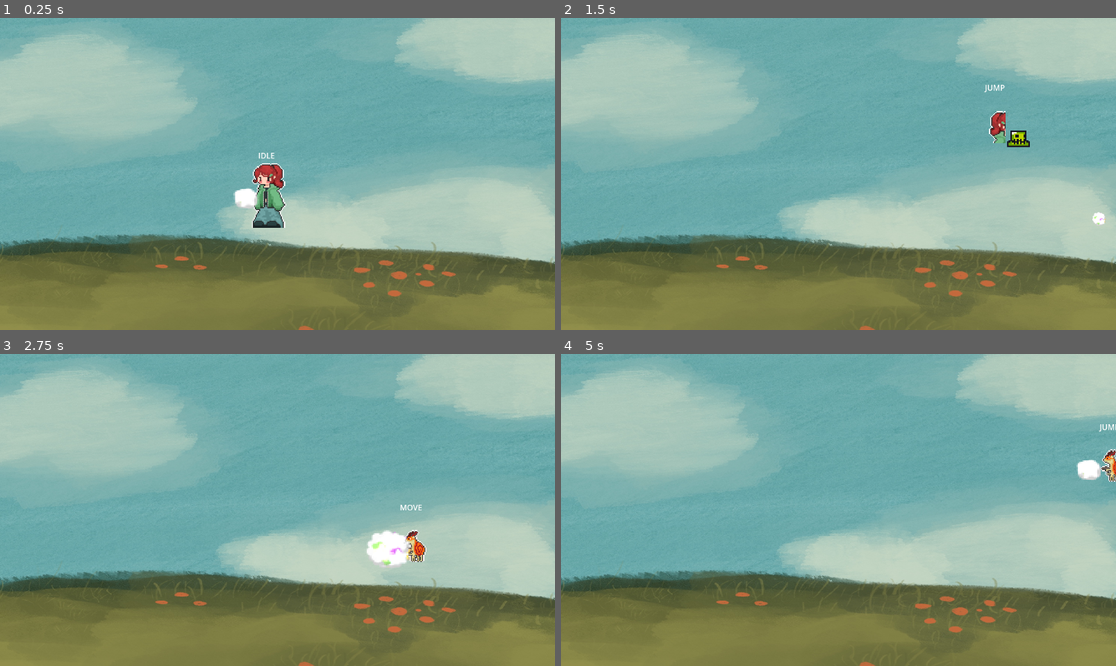
Above: before the commit, frames 1-4 (two rows, left to right).
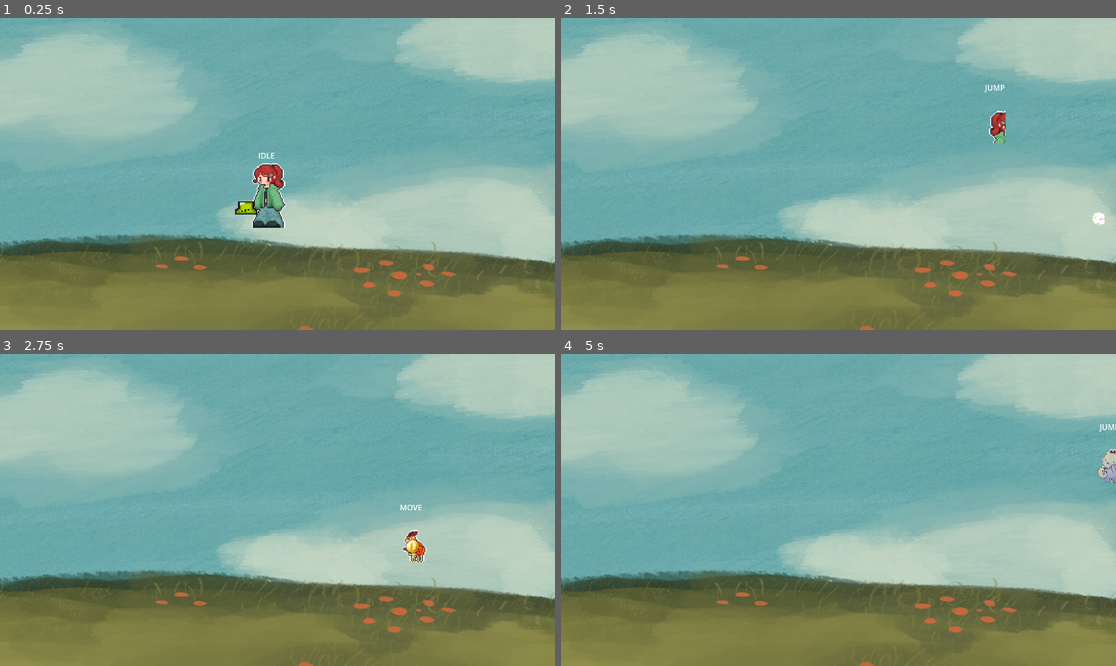
Above: after the commit, the same moments.

Repository: katfrain/KAMBA
Game: Godot game, scene res://Mae/Scenes/mainMae.tscn
The game is run twice, just before and just after one commit, with the same random seed, the same clock (stepped at 60 frames per second) and the same inputs. The engine's default icon, where the game draws it, is replaced by a stand-in: a white triangle on a blue panel in a dark square.
Inputs:
- Up to frame 1 (0.25 s): no input
- Up to frame 2 (1.5 s): tap Enter (ui_accept) at 0.5 s; hold D (move_right) from 0.53 s (still down); tap L (Attack) at 0.6 s; tap Space (jump) at 0.77 s; tap M (mae) at 0.8, 1.35 s
- Up to frame 3 (2.75 s): tap Space (jump) at 1.52 s; tap L (Attack) at 1.55, 2.1 s; release D (move_right) at 2.03 s; hold A (move_left) from 2.03 s (still down); tap M (mae) at 2.3 s
- Up to frame 4 (5 s): release A (move_left) at 2.78 s; hold D (move_right) 2.78-4.28 s; tap K (kat) at 2.85 s; tap Space (jump) at 3.02, 3.77, 4.52 s; tap L (Attack) at 3.05, 4.35 s; tap M (mae) at 3.6 s; tap Enter (ui_accept) at 4.25 s; hold A (move_left) from 4.28 s (still down)

The runs differ from the first frame. In frame 1, 0.3% of the frame differs, in the area x 42-47%, y 54-64%; in frame 2, 0.2%; in frame 3, 0.8%, in the area x 66-76%, y 56-69%; in frame 4, 0.5%.

Commit message:
mae dance

Diff:
--- a/kamba/Kat/Scenes/Enemy.tscn
+++ b/kamba/Kat/Scenes/Enemy.tscn
@@ -189,6 +189,7 @@
 [node name="Chase Range" type="Area2D" parent="."]
 position = Vector2(2, 1)
 scale = Vector2(0.15, 0.15)
+collision_layer = 8
 
 [node name="CollisionShape2D" type="CollisionShape2D" parent="Chase Range"]
 position = Vector2(-7, 4)
@@ -197,6 +198,7 @@
 [node name="Attack Range" type="Area2D" parent="."]
 position = Vector2(2, 1)
 scale = Vector2(0.15, 0.15)
+collision_layer = 8
 collision_mask = 129
 
 [node name="CollisionShape2D" type="CollisionShape2D" parent="Attack Range"]
--- a/kamba/Kat/Scenes/level.tscn
+++ b/kamba/Kat/Scenes/level.tscn
@@ -423,7 +423,7 @@
 rotation = 1.5708
 scale = Vector2(0.450002, 2.25)
 collision_layer = 2
-collision_mask = 255
+collision_mask = 129
 
 [node name="CollisionShape2D" type="CollisionShape2D" parent="Borders/left_border"]
 position = Vector2(1557.77, -13.7778)
--- a/kamba/Mae/Scenes/player.tscn
+++ b/kamba/Mae/Scenes/player.tscn
@@ -12,9 +12,11 @@
 [ext_resource type="Texture2D" uid="uid://bmjt7c4imf34m" path="res://Mae/Assets/knight.png" id="10_eooh1"]
 [ext_resource type="Texture2D" uid="uid://bh6il0yg16aem" path="res://Mae/Assets/kat_walking.png" id="11_tch8c"]
 [ext_resource type="Texture2D" uid="uid://dpvajkyxm8b2q" path="res://Mae/Assets/Bug2-idle.png" id="12_2upko"]
+[ext_resource type="Texture2D" uid="uid://x5hib4mjfyj" path="res://Kat/Assets/char_placeholder.png" id="12_xnpie"]
 [ext_resource type="Texture2D" uid="uid://cf5ktetqrrw4r" path="res://Mae/Assets/slime_green.png" id="13_kg5ai"]
 [ext_resource type="Texture2D" uid="uid://b2ad6ihp1qeft" path="res://Mae/Assets/Poof.png" id="14_k45ae"]
 [ext_resource type="Script" uid="uid://dp43eq8w4mchl" path="res://Kat/Scripts/debug_text.gd" id="15_psrc6"]
+[ext_resource type="Texture2D" uid="uid://f5q14ovlglb5" path="res://Kat/Assets/coin_placeholder.png" id="16_vnppg"]
 
 [sub_resource type="RectangleShape2D" id="RectangleShape2D_oqet3"]
 size = Vector2(65, 121)
@@ -99,6 +101,10 @@
 atlas = ExtResource("9_fkm6p")
 region = Rect2(270, 0, 270, 480)
 
+[sub_resource type="AtlasTexture" id="AtlasTexture_lyar7"]
+atlas = ExtResource("12_xnpie")
+region = Rect2(0, 0, 393, 490)
+
 [sub_resource type="AtlasTexture" id="AtlasTexture_nk7gc"]
 atlas = ExtResource("12_2upko")
 region = Rect2(0, 0, 481, 481)
@@ -256,6 +262,14 @@
 }, {
 "frames": [{
 "duration": 1.0,
+"texture": SubResource("AtlasTexture_lyar7")
+}],
+"loop": true,
+"name": &"MaeDance",
+"speed": 5.0
+}, {
+"frames": [{
+"duration": 1.0,
 "texture": SubResource("AtlasTexture_nk7gc")
 }, {
 "duration": 1.0,
@@ -330,14 +344,6 @@
 script/source = "extends AnimatedSprite2D
 "
 
-[sub_resource type="AtlasTexture" id="AtlasTexture_muk56"]
-atlas = ExtResource("14_k45ae")
-region = Rect2(512, 0, 256, 256)
-
-[sub_resource type="AtlasTexture" id="AtlasTexture_kvq1g"]
-atlas = ExtResource("14_k45ae")
-region = Rect2(768, 0, 256, 256)
-
 [sub_resource type="AtlasTexture" id="AtlasTexture_xnpie"]
 atlas = ExtResource("13_kg5ai")
 region = Rect2(0, 0, 24, 24)
@@ -368,53 +374,69 @@
 
 [sub_resource type="SpriteFrames" id="SpriteFrames_f6adi"]
 animations = [{
-"frames": [{
-"duration": 1.0,
-"texture": SubResource("AtlasTexture_muk56")
-}, {
+"frames": [],
+"loop": true,
+"name": &"Default",
+"speed": 5.0
+}, {
+"frames": [{
+"duration": 1.0,
+"texture": SubResource("AtlasTexture_xnpie")
+}, {
+"duration": 1.0,
+"texture": SubResource("AtlasTexture_vnppg")
+}, {
+"duration": 1.0,
+"texture": SubResource("AtlasTexture_d1tgl")
+}, {
+"duration": 1.0,
+"texture": SubResource("AtlasTexture_yyp3i")
+}, {
+"duration": 1.0,
+"texture": SubResource("AtlasTexture_c2ww4")
+}, {
+"duration": 1.0,
+"texture": SubResource("AtlasTexture_epdp1")
+}, {
+"duration": 1.0,
+"texture": SubResource("AtlasTexture_6m36e")
+}],
+"loop": true,
+"name": &"Reloading",
+"speed": 5.0
+}]
+
+[sub_resource type="AtlasTexture" id="AtlasTexture_kvq1g"]
+atlas = ExtResource("12_xnpie")
+region = Rect2(0, 0, 393, 490)
+
+[sub_resource type="SpriteFrames" id="SpriteFrames_lyar7"]
+animations = [{
+"frames": [{
 "duration": 1.0,
 "texture": SubResource("AtlasTexture_kvq1g")
 }],
-"loop": true,
-"name": &"Arm",
-"speed": 5.0
-}, {
-"frames": [],
-"loop": true,
-"name": &"Default",
-"speed": 5.0
-}, {
-"frames": [{
-"duration": 1.0,
-"texture": SubResource("AtlasTexture_xnpie")
-}, {
-"duration": 1.0,
-"texture": SubResource("AtlasTexture_vnppg")
-}, {
-"duration": 1.0,
-"texture": SubResource("AtlasTexture_d1tgl")
-}, {
-"duration": 1.0,
-"texture": SubResource("AtlasTexture_yyp3i")
-}, {
-"duration": 1.0,
-"texture": SubResource("AtlasTexture_c2ww4")
-}, {
-"duration": 1.0,
-"texture": SubResource("AtlasTexture_epdp1")
-}, {
-"duration": 1.0,
-"texture": SubResource("AtlasTexture_6m36e")
-}],
-"loop": true,
-"name": &"Reloading",
-"speed": 5.0
+"loop": false,
+"name": &"Dancing",
+"speed": 1.0
+}, {
+"frames": [{
+"duration": 1.0,
+"texture": ExtResource("16_vnppg")
+}],
+"loop": false,
+"name": &"Resting",
+"speed": 1.0
 }]
 
 [sub_resource type="RectangleShape2D" id="RectangleShape2D_i08o8"]
 size = Vector2(27.352, 75.2885)
 
 [sub_resource type="LabelSettings" id="LabelSettings_8kpaj"]
+
+[sub_resource type="CapsuleShape2D" id="CapsuleShape2D_muk56"]
+radius = 49.3056
+height = 107.999
 
 [node name="Player" type="CharacterBody2D"]
 position = Vector2(-14, -35)
@@ -422,21 +444,18 @@
 script = ExtResource("1_2ty8w")
 
 [node name="Marker2D" type="Marker2D" parent="."]
+visible = false
 position = Vector2(-48, 35)
 
 [node name="Enemy_Kill_Zone" type="Area2D" parent="."]
+visible = false
 collision_layer = 4
 collision_mask = 8
 
 [node name="CollisionShape2D" type="CollisionShape2D" parent="Enemy_Kill_Zone"]
+visible = false
 position = Vector2(-14.5, 8.5)
 shape = SubResource("RectangleShape2D_oqet3")
-
-[node name="AttackStateMachine" type="Node" parent="."]
-
-[node name="KatAttackState" type="Node" parent="AttackStateMachine"]
-
-[node name="MaeAttackState" type="Node" parent="AttackStateMachine"]
 
 [node name="BeingStateMachine" type="Node" parent="." node_paths=PackedStringArray("current_state")]
 script = ExtResource("2_rx0ls")
@@ -461,21 +480,25 @@
 [node name="MoveDoingState" type="Node" parent="DoingStateMachine"]
 script = ExtResource("7_56usy")
 
-[node name="AnimatedSprite2D" type="AnimatedSprite2D" parent="."]
+[node name="KatAndMaeAnimations" type="AnimatedSprite2D" parent="."]
 position = Vector2(-12, 17)
 scale = Vector2(0.14375, 0.14375)
 sprite_frames = SubResource("SpriteFrames_vhoju")
-animation = &"Poof"
+animation = &"MaeDance"
 autoplay = "KatIdle"
 script = SubResource("GDScript_jk8u8")
 
-[node name="Arm" type="AnimatedSprite2D" parent="AnimatedSprite2D"]
+[node name="KatPaintbrush" type="AnimatedSprite2D" parent="KatAndMaeAnimations"]
 position = Vector2(-320, 90.4348)
 scale = Vector2(23.352, 19.4564)
 sprite_frames = SubResource("SpriteFrames_f6adi")
-animation = &"Arm"
-autoplay = "Default"
+animation = &"Reloading"
+autoplay = "Reloading"
 offset = Vector2(0, -1.69603)
+
+[node name="MaeDance" type="AnimatedSprite2D" parent="KatAndMaeAnimations"]
+sprite_frames = SubResource("SpriteFrames_lyar7")
+animation = &"Dancing"
 
 [node name="CollisionShape2D" type="CollisionShape2D" parent="."]
 position = Vector2(-14, 19)
@@ -502,6 +525,14 @@
 horizontal_alignment = 1
 script = ExtResource("15_psrc6")
 
+[node name="MaeAttackRange" type="Area2D" parent="."]
+
+[node name="MaeAttackRangeShape" type="CollisionShape2D" parent="MaeAttackRange"]
+position = Vector2(-10, 17)
+rotation = 1.5711
+scale = Vector2(1.44, 1)
+shape = SubResource("CapsuleShape2D_muk56")
+
 [connection signal="body_entered" from="Enemy_Kill_Zone" to="." method="enemy_kill_on_collision"]
 [connection signal="Katshoot" from="BeingStateMachine/KatBeingState" to="." method="on_shoot"]
 [connection signal="entered" from="BeingStateMachine/KatBeingState" to="DoingStateMachine" method="_on_persona_entered"]
@@ -515,5 +546,7 @@
 [connection signal="entered" from="DoingStateMachine/MoveDoingState" to="DEBUG_TEXT" method="debug_text_move"]
 [connection signal="transitioned" from="DoingStateMachine/MoveDoingState" to="DoingStateMachine" method="on_child_transitioned"]
 [connection signal="vectorChar" from="DoingStateMachine/MoveDoingState" to="." method="_on_move_doing_state_vector_char"]
-[connection signal="animation_looped" from="AnimatedSprite2D" to="DoingStateMachine" method="Poof_Done"]
-[connection signal="animation_looped" from="AnimatedSprite2D/Arm" to="BeingStateMachine/KatBeingState" method="_on_arm_animation_looped"]
+[connection signal="animation_looped" from="KatAndMaeAnimations" to="DoingStateMachine" method="Poof_Done"]
+[connection signal="animation_looped" from="KatAndMaeAnimations/KatPaintbrush" to="BeingStateMachine/KatBeingState" method="_on_arm_animation_looped"]
+[connection signal="animation_finished" from="KatAndMaeAnimations/MaeDance" to="BeingStateMachine/MaeBeingState" method="_on_mae_dance_animation_finished"]
+[connection signal="animation_looped" from="KatAndMaeAnimations/MaeDance" to="BeingStateMachine/MaeBeingState" method="_on_mae_dance_animation_looped"]
--- a/kamba/Mae/scripts/StateMachine.gd
+++ b/kamba/Mae/scripts/StateMachine.gd
@@ -4,7 +4,7 @@
 @export var current_state: State
 @export var animated_sprite: AnimatableBody2D:
 	get:
-		return $"../AnimatedSprite2D"
+		return $"../KatAndMaeAnimations"
 
 
 var states: Dictionary = {}
--- a/kamba/Mae/scripts/idle_doing_state.gd
+++ b/kamba/Mae/scripts/idle_doing_state.gd
@@ -6,7 +6,7 @@
 @export var persona: State   # Dynamically updated persona identity
 @export var animated_sprite: AnimatableBody2D:
 	get:
-		return $"../../AnimatedSprite2D"
+		return $"../../KatAndMaeAnimations"
 var local_can_move: bool = true
 
 func Enter():
--- a/kamba/Mae/scripts/jump_doing_state.gd
+++ b/kamba/Mae/scripts/jump_doing_state.gd
@@ -8,7 +8,7 @@
 
 @export var animated_sprite: AnimatableBody2D:
 	get:
-		return $"../../AnimatedSprite2D"
+		return $"../../KatAndMaeAnimations"
 
 func Enter():
 	state_machine.player.velocity.y = -JUMP
--- a/kamba/Mae/scripts/kat_being_state.gd
+++ b/kamba/Mae/scripts/kat_being_state.gd
@@ -6,16 +6,19 @@
 
 @export var animated_sprite: AnimatableBody2D:
 	get:
-		return $"../../AnimatedSprite2D"
+		return $"../../KatAndMaeAnimations"
 
-@export var arm: AnimatableBody2D:
+@export var KatPaintbrush: AnimatableBody2D:
 	get:
-		return $"../../AnimatedSprite2D/Arm"
+		return $"../../KatAndMaeAnimations/KatPaintbrush"
+@onready var mae_dance: AnimatedSprite2D = $"../../KatAndMaeAnimations/MaeDance"
 
 const bulletPath = preload("res://Mae/Scenes/Kat_bullet.tscn")
 var  canAttack = true
 
 func Enter():
+	KatPaintbrush.show()
+	mae_dance.hide()
 	entered.emit(self)
 
 func Exit():
@@ -34,9 +37,9 @@
 		canAttack = false
 	else:
 		print("reloading")
-		arm.play("Default")
+		KatPaintbrush.play("Default")
 
 
 func _on_arm_animation_looped() -> void:
-	arm.play("Arm")
+	KatPaintbrush.stop()
 	canAttack = true
--- a/kamba/Mae/scripts/mae_being_state.gd
+++ b/kamba/Mae/scripts/mae_being_state.gd
@@ -2,7 +2,22 @@
 class_name MaeBeingState
 extends State
 
+@export var animated_sprite: AnimatableBody2D:
+	get:
+		return $"../../KatAndMaeAnimations"
+@export var KatPaintbrush: AnimatableBody2D:
+	get:
+		return $"../../KatAndMaeAnimations/KatPaintbrush"
+@onready var mae_dance: AnimatedSprite2D = $"../../KatAndMaeAnimations/MaeDance"
+
+
+var can_attack = true
+var isDamage = false
+var wait_time = 2
+
 func Enter():
+	KatPaintbrush.hide()
+	mae_dance.hide()
 	entered.emit(self)
 
 func Exit():
@@ -16,4 +31,20 @@
 		transitioned.emit("KatBeingState")
 
 func Attack():
-	print("im attacking")
+	if can_attack:
+		can_attack = false
+		isDamage = true
+		mae_dance.show()
+		mae_dance.play("Dancing")
+		print("mae is attacking")
+
+
+func _on_mae_dance_animation_finished() -> void:
+	if mae_dance.animation == "Dancing":
+		isDamage = false
+		mae_dance.play("Resting")
+		print("is resting")
+	else:
+		mae_dance.hide()
+		can_attack = true
+		print("can dance again")
--- a/kamba/Mae/scripts/move_doing_state.gd
+++ b/kamba/Mae/scripts/move_doing_state.gd
@@ -13,7 +13,7 @@
 
 @export var animated_sprite: AnimatableBody2D:
 	get:
-		return $"../../AnimatedSprite2D"
+		return $"../../KatAndMaeAnimations"
 
 
 func Enter():
--- a/kamba/Mae/scripts/player.gd
+++ b/kamba/Mae/scripts/player.gd
@@ -5,10 +5,10 @@
 @onready var Marker = $Marker2D
 @export var animated_sprite: AnimatableBody2D:
 	get:
-		return $AnimatedSprite2D
+		return $KatAndMaeAnimations
 @export var arm: AnimatableBody2D:
 	get:
-		return $AnimatedSprite2D/Arm
+		return $KatAndMaeAnimations/KatPaintbrush
 
 
 var gravity: int = ProjectSettings.get_setting("physics/2d/default_gravity")
Not shown: 1 places in kamba/Kat/Scenes/Enemy.tscn that only renumber resources
Not shown: 1 places in kamba/Mae/Scenes/player.tscn that only renumber resources
